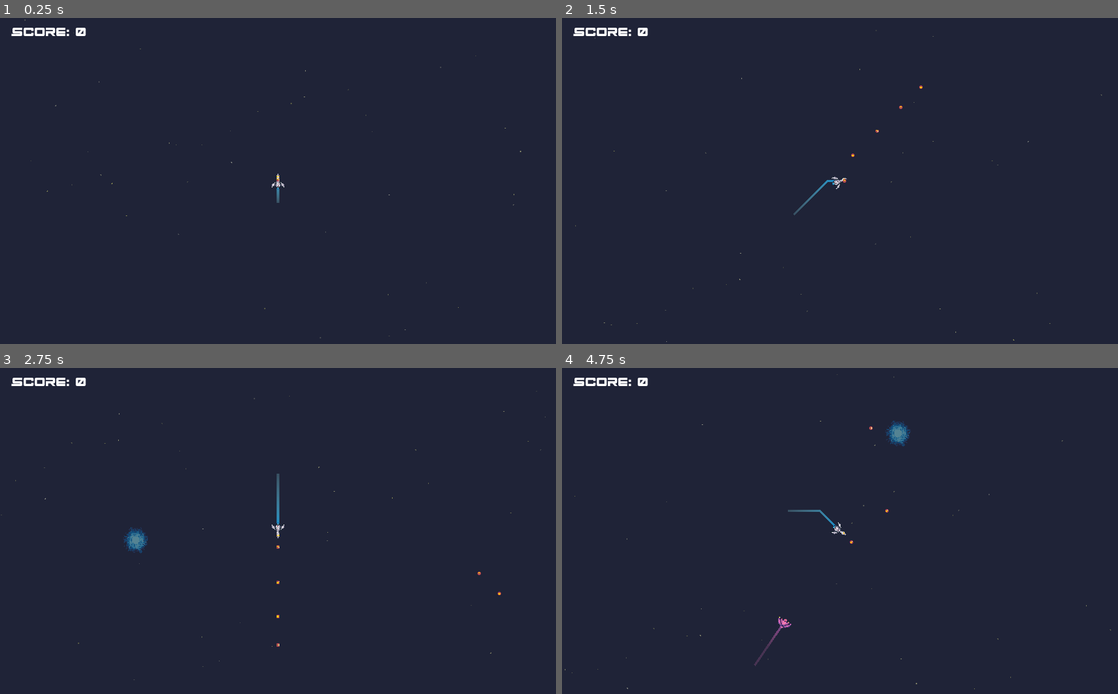
Above: before the commit, frames 1-4 (two rows, left to right).
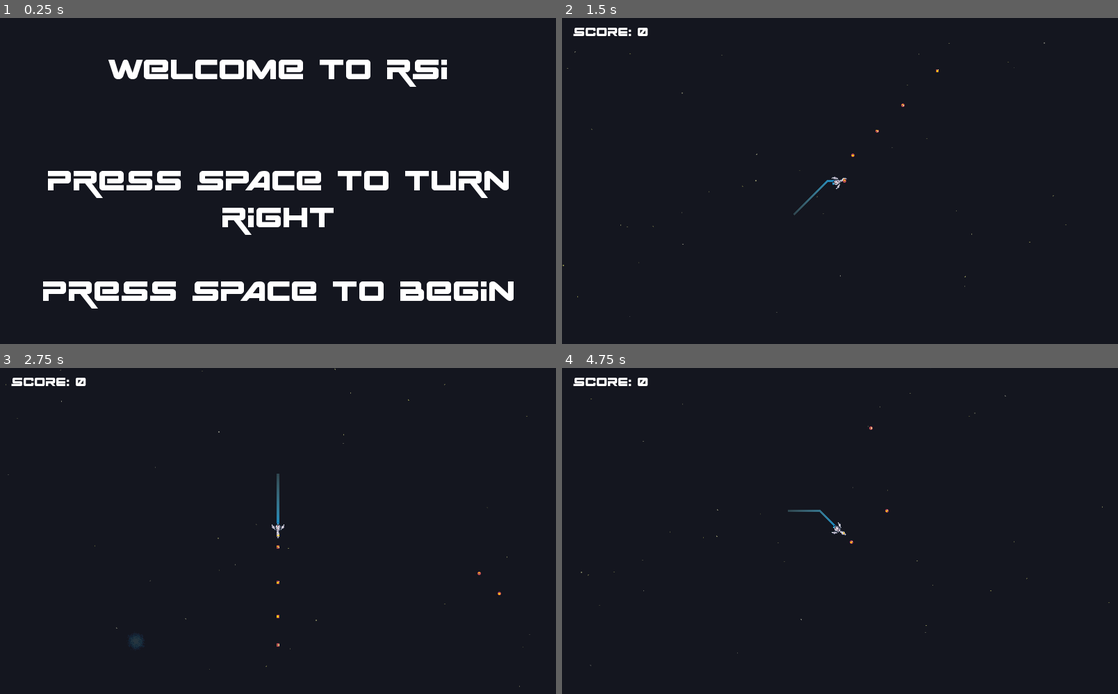
Above: after the commit, the same moments.

Repository: Nairu/GMTK-2019
Game: Godot game, scene res://Scenes/OpeningLevel.tscn
Two runs of this game, one before a commit and one after it. Both use one fixed random seed, a clock stepped at 60 frames per second and the inputs below. Before the commit the project starts from res://Scenes/BaseLevel.tscn.
Inputs:
- Up to frame 1 (0.25 s): no input
- Up to frame 2 (1.5 s): tap Space at 0.5 s; hold Enter (ui_accept) 0.53-1.28 s; tap Enter (ui_accept) at 1.35 s
- Up to frame 3 (2.75 s): tap Enter (ui_accept) at 1.52, 1.82 s; hold Enter (ui_accept) from 2.03 s (still down)
- Up to frame 4 (4.75 s): release Enter (ui_accept) at 2.78 s; tap Enter (ui_accept) at 2.85, 3.02, 3.32, 4.35, 4.52 s; hold Enter (ui_accept) 3.53-4.28 s

The runs differ from the first frame. In frame 1, 9.3% of the frame differs, in the area x 2-94%, y 0-99%; in frame 2, less than 0.1%; in frame 3, 0.3%; in frame 4, 0.4%.

Commit message:
Added initial opening screen for testing

Diff:
--- /dev/null
+++ b/Scenes/OpeningLevel.gd
@@ -0,0 +1,7 @@
+extends Control
+
+export (String, FILE, "*.tscn") var play_scene
+
+func _process(delta):
+	if Input.is_action_just_pressed("ui_accept"):
+		get_tree().change_scene(play_scene)
--- /dev/null
+++ b/Scenes/OpeningLevel.tscn
@@ -0,0 +1,28 @@
+[gd_scene load_steps=4 format=2]
+
+[ext_resource path="res://Scenes/OpeningLevel.gd" type="Script" id=1]
+[ext_resource path="res://Fonts/spaceranger.ttf" type="DynamicFontData" id=2]
+
+[sub_resource type="DynamicFont" id=1]
+size = 72
+font_data = ExtResource( 2 )
+
+[node name="Control" type="Control"]
+anchor_right = 1.0
+anchor_bottom = 1.0
+script = ExtResource( 1 )
+play_scene = "res://Scenes/BaseLevel.tscn"
+
+[node name="Label" type="Label" parent="."]
+anchor_right = 1.0
+anchor_bottom = 1.0
+custom_fonts/font = SubResource( 1 )
+text = "WELCOME TO RSI
+
+
+PRESS SPACE TO TURN
+RIGHT
+
+PRESS SPACE TO BEGIN"
+align = 1
+valign = 1
--- a/Scripts/BaseLevel.gd
+++ b/Scripts/BaseLevel.gd
@@ -93,7 +93,7 @@
 func _on_timer_enemy_timeout():
 	var enemy_instance = enemy.instance()
 	enemy_instance.set_name("Enemy")
-	enemy_instance.connect("player_hit", self, "_on_player_hit")
+	#enemy_instance.connect("player_hit", self, "_on_player_hit")
 	var edge = randf();
 
 	var x = 0
--- a/project.godot
+++ b/project.godot
@@ -16,7 +16,7 @@
 [application]
 
 config/name="GMTK-2019"
-run/main_scene="res://Scenes/BaseLevel.tscn"
+run/main_scene="res://Scenes/OpeningLevel.tscn"
 config/icon="res://icon.png"
 
 [autoload]
@@ -53,5 +53,5 @@
 
 [rendering]
 
-environment/default_clear_color=Color( 0.12549, 0.141176, 0.219608, 1 )
+environment/default_clear_color=Color( 0.0823529, 0.0901961, 0.12549, 1 )
 environment/default_environment="res://default_env.tres"
